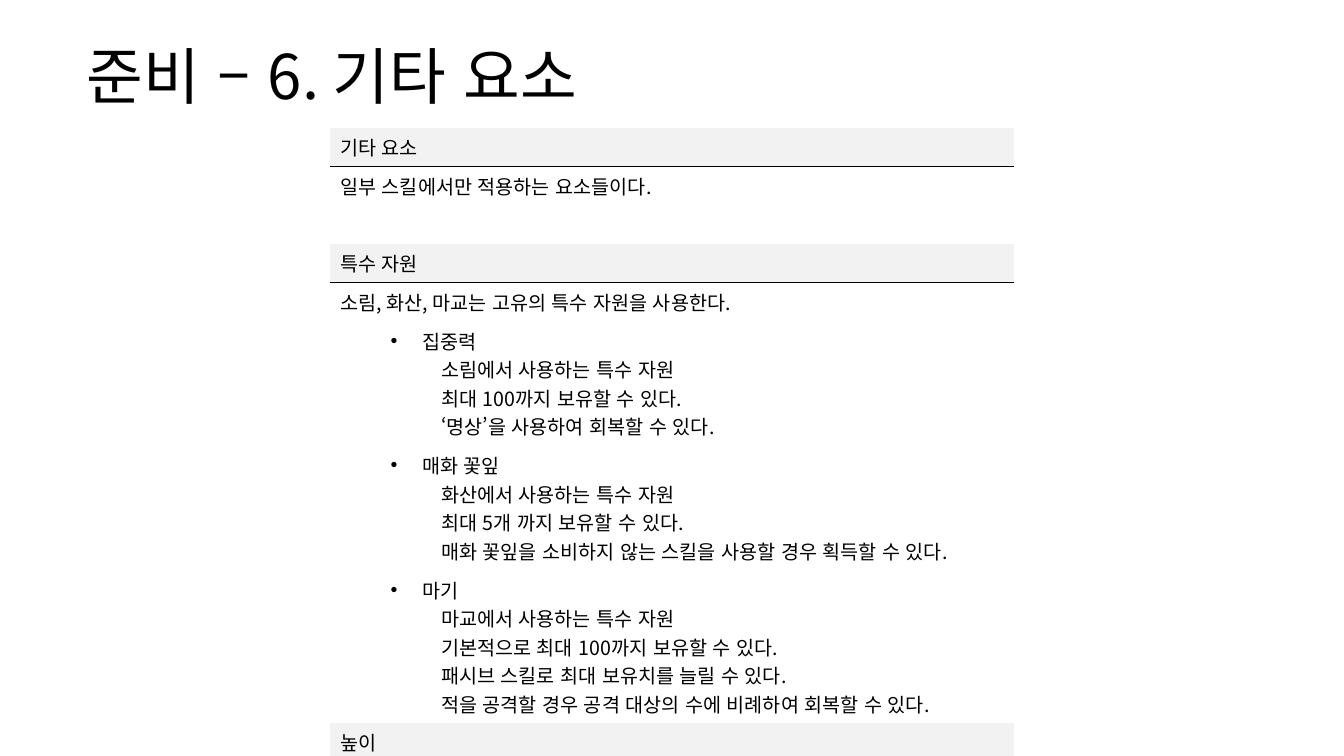
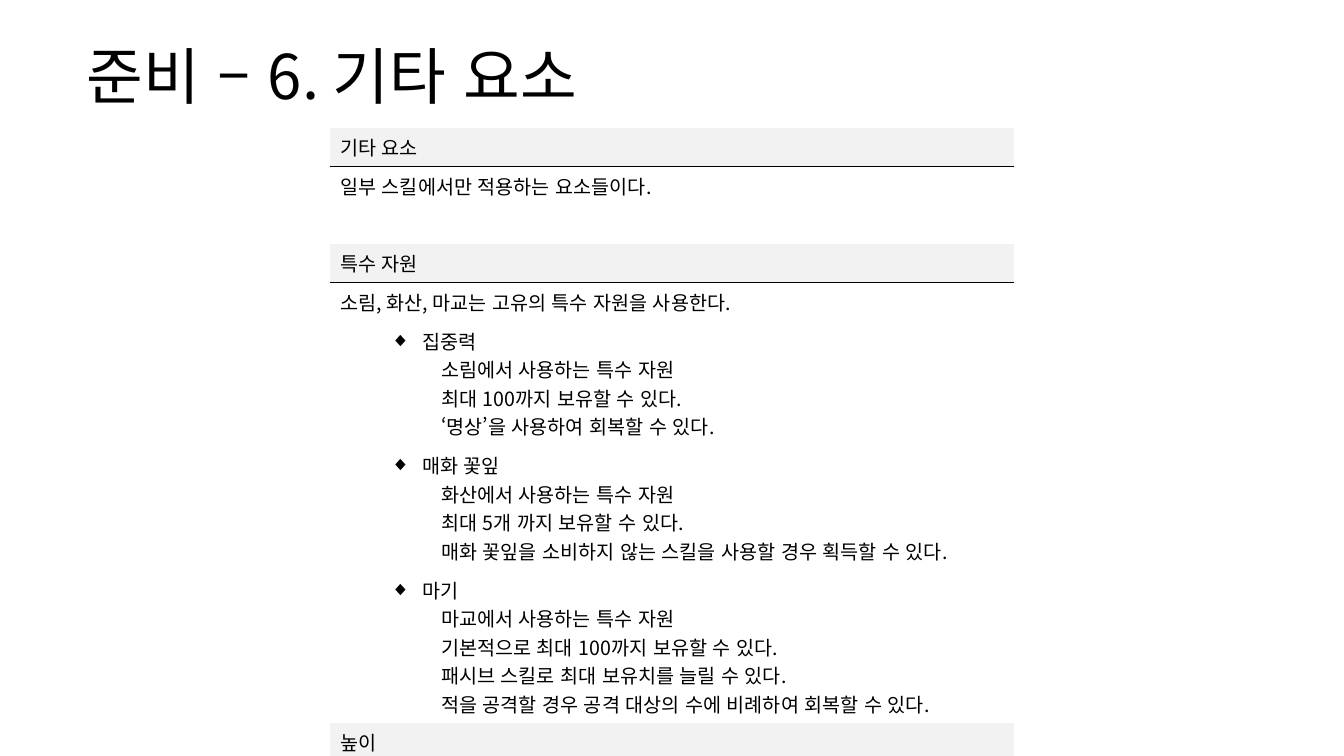
Before and after one commit to yjk0401/unityenginebasic_9th, a slide deck: slide 23 of 기획/방랑엽사전/스킬 시스템 기획서.pptx. Drawn at 1344x756 pixels with LibreOffice and Linux fonts; fonts in the diff are those of the drawing. Boxes give left, top, right and bottom in pixels: in the first picture for what was removed or moved away, otherwise in the second. Text is boxed around its words. In the diff, an @@ line names an element or a change of style, - is before the commit and + after.

```diff
--- a/기획/방랑엽사전/스킬 시스템 기획서.pptx
+++ b/기획/방랑엽사전/스킬 시스템 기획서.pptx
@@ table at (x1=331, y1=128, x2=1014, y2=756) @@
@@ bullet • to ◆ @@
```
Also in this commit, not shown: 17 other slides changed, 32 other files.
